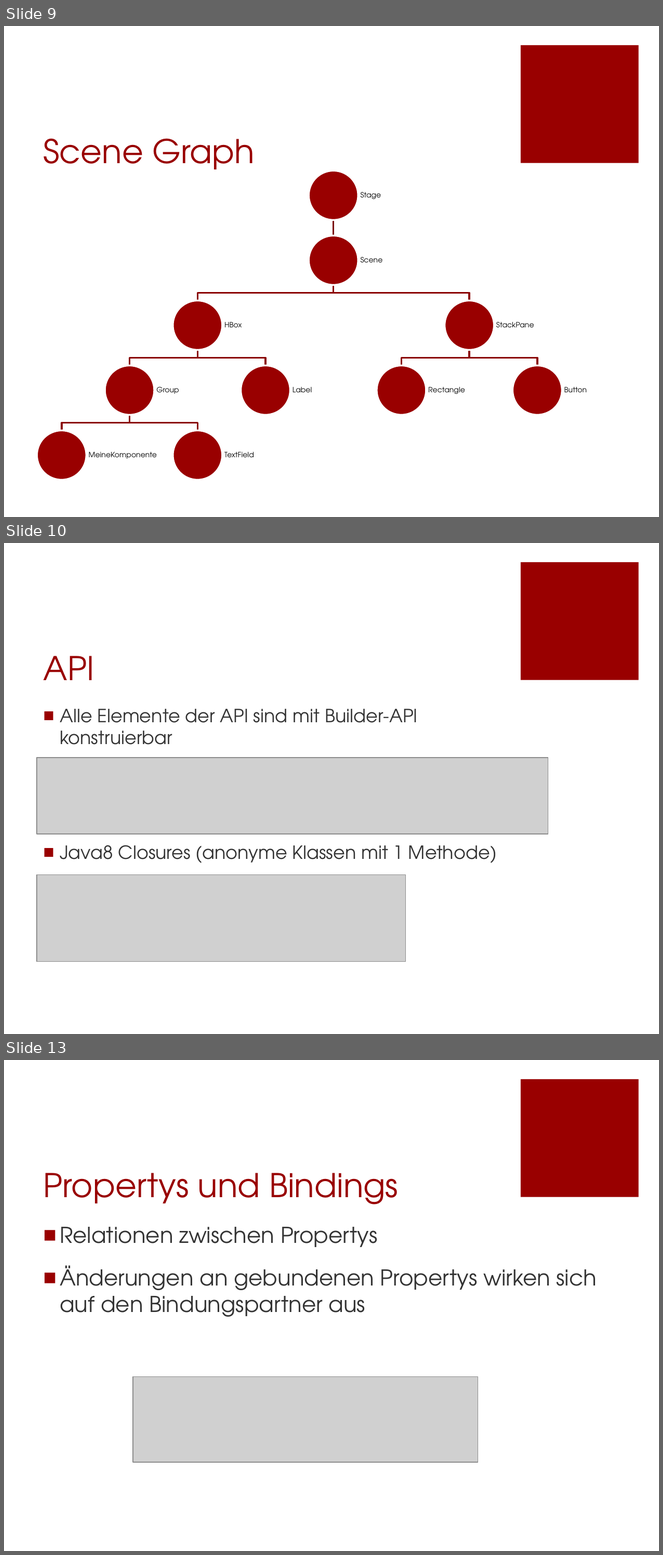
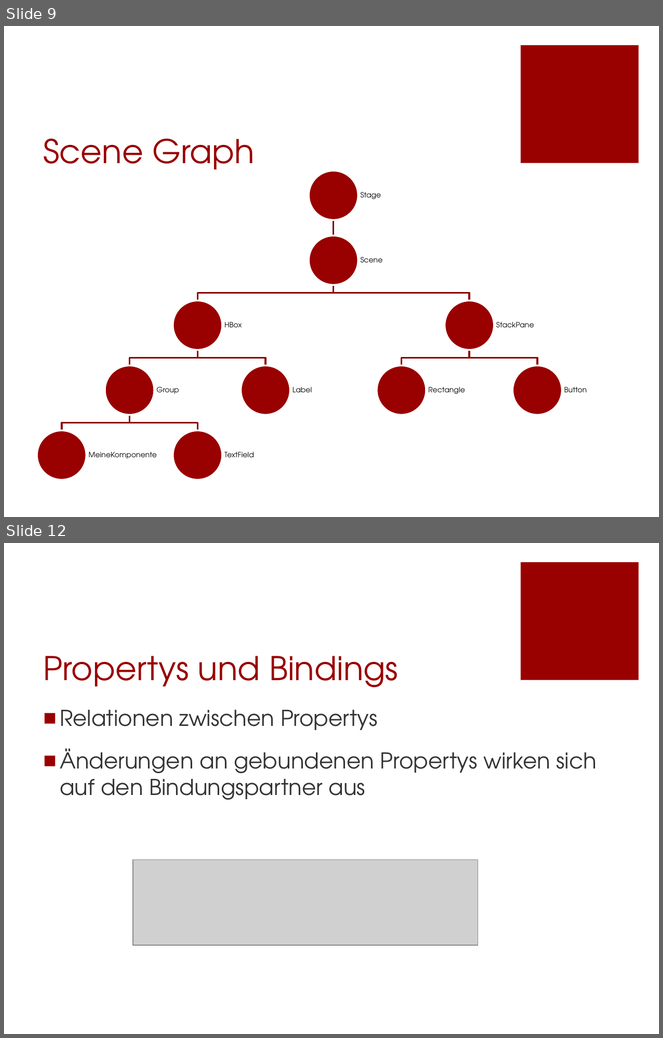
Before and after one commit to Morkunas/jfxusergroup, a slide deck: JavaFX-UserGroup.pptx. Shown one above the other, each under a label of ours: slides 9, 10 and 13 before the commit, slides 9 and 12 after it; the slides between them are not shown. The pictures are 663x1555 and 663x1038 pixels, drawn with LibreOffice and Linux fonts; fonts in the diff are those of the drawing; grey boxes stand for pictures; background and template pictures are left out. Boxes give left, top, right and bottom in pixels: in the first picture for what was removed or moved away, otherwise in the second. Text is boxed around its words. In the diff, an @@ line names an element or a change of style, - is before the commit and + after.

```diff
--- a/JavaFX-UserGroup.pptx
+++ b/JavaFX-UserGroup.pptx
@@ slide 10 removed at bbox=[4, 543, 659, 1034], background #FFFFFF; not listed: 1 template element that a slide beside it also shows @@
@@ title removed at bbox=[44, 656, 94, 680] @@
-API
@@ text removed at bbox=[60, 709, 497, 863] @@
-■ Alle Elemente der API sind mit Builder-API konstruierbar
-■ Java8 Closures (anonyme Klassen mit 1 Methode)
@@ picture removed at bbox=[37, 758, 548, 835] @@
@@ picture removed at bbox=[37, 875, 405, 962] @@
@@ what was slide 13 is now slide 12 @@
```
Also in this commit, not shown: 3 slides changed, 1 slide added, 6 other files.
